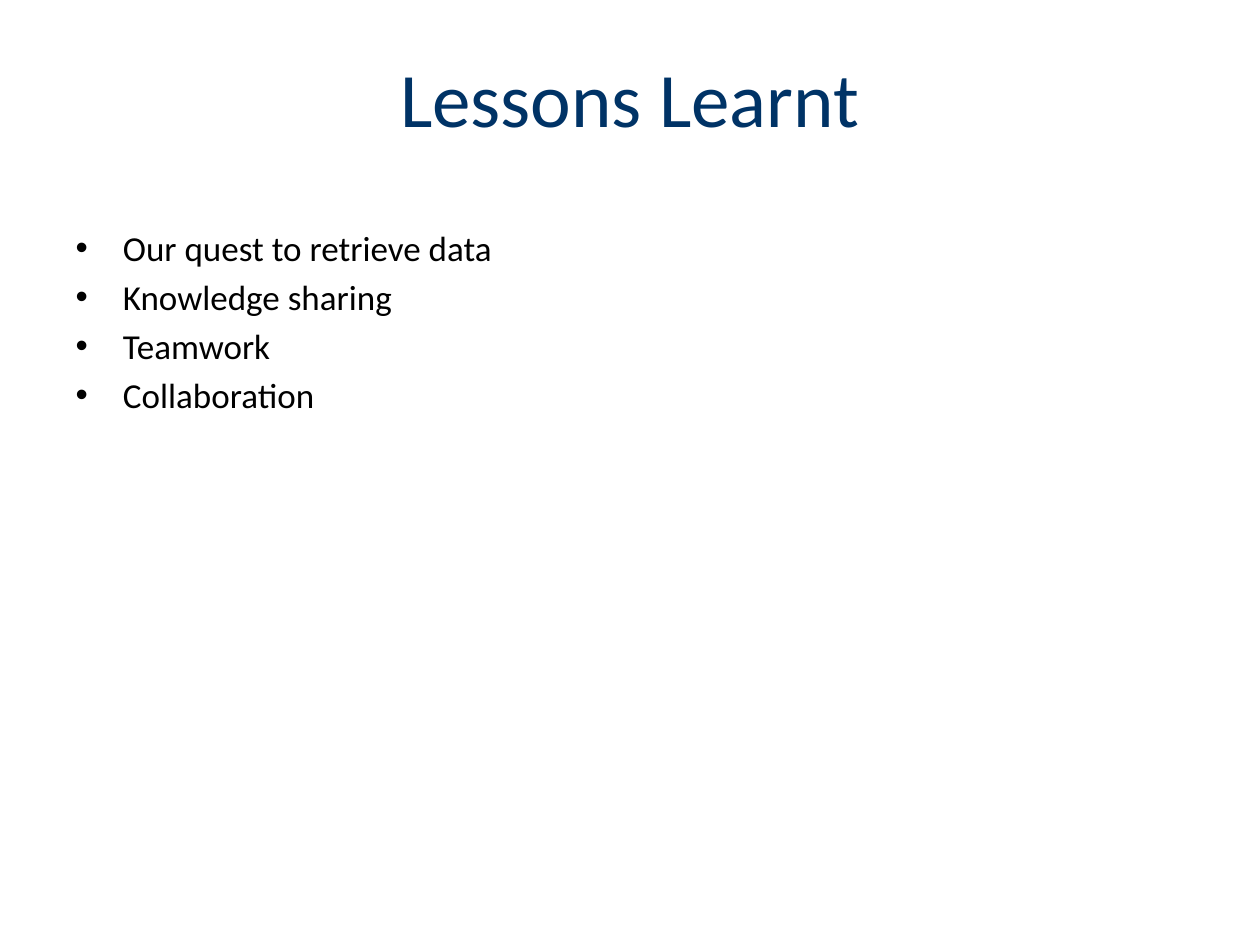
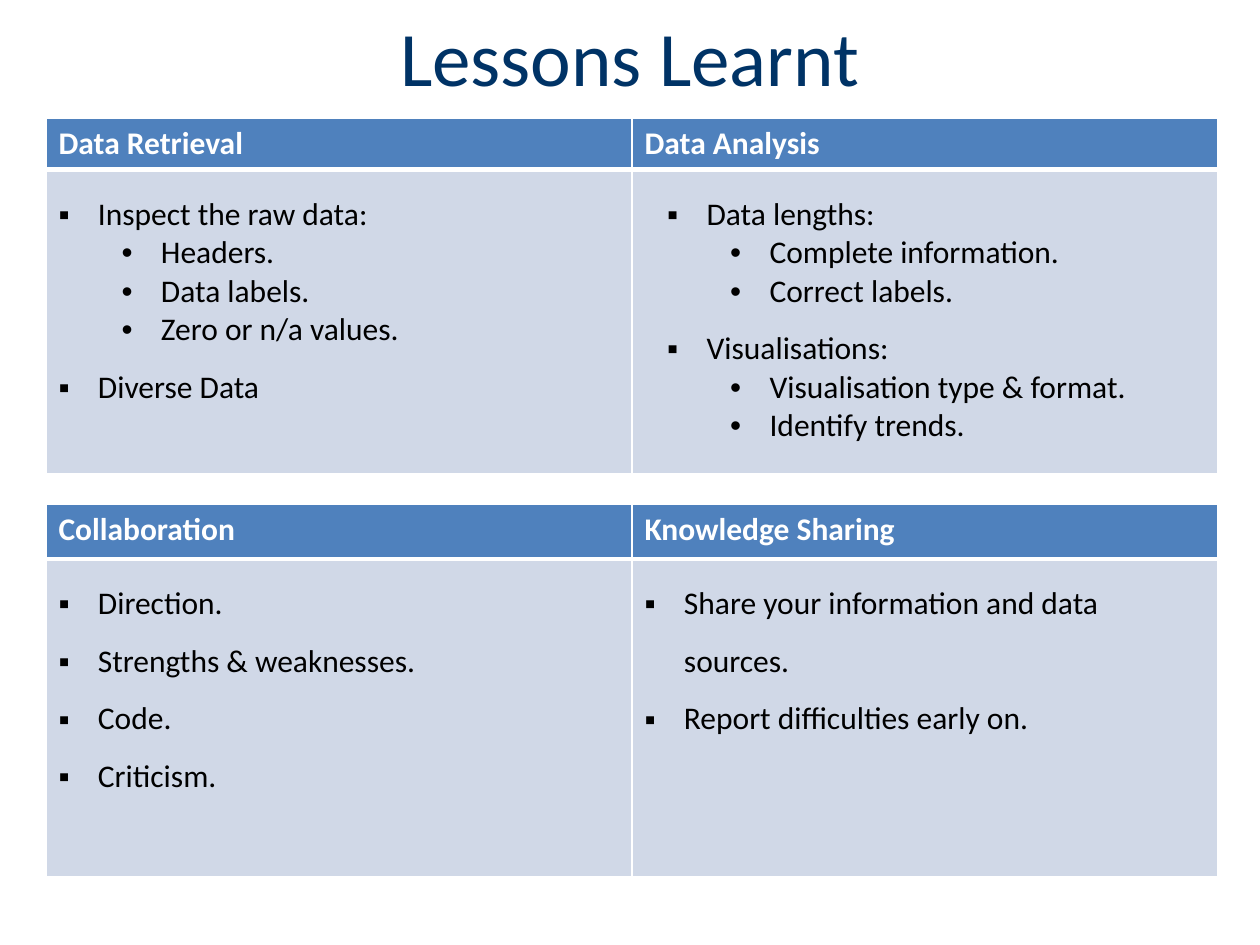
Before and after one commit to au-jr/Group-Project-1, a slide deck: slide 14 of Presentation/Open_Spaces_Presentation.pptx. Drawn at 1260x945 pixels with LibreOffice and Linux fonts; fonts in the diff are those of the drawing. Boxes give left, top, right and bottom in pixels: in the first picture for what was removed or moved away, otherwise in the second. Text is boxed around its words. In the diff, an @@ line names an element or a change of style, - is before the commit and + after.

```diff
--- a/Presentation/Open_Spaces_Presentation.pptx
+++ b/Presentation/Open_Spaces_Presentation.pptx
@@ title "Lessons Learnt": place and size @@
-title "Lessons Learnt" at (400,77,859,128)
+title "Lessons Learnt" at (400,36,859,87)
@@ table added at (47,118,1218,474), 2 rows, 2 columns @@
+Data Retrieval | Data Analysis
+Inspect the raw data: / Headers. / Data labels. / Zero or n/a values. / Diverse Data | Data lengths: / Complete information. / Correct labels. / Visualisations: / Visualisation type & format. / Identify trends.
@@ text removed at (123,236,492,409) @@
-• Our quest to retrieve data
-• Knowledge sharing
-• Teamwork
-• Collaboration
@@ table added at (47,504,1218,877), 2 rows, 2 columns @@
+Collaboration | Knowledge Sharing
+Direction. / Strengths & weaknesses. / Code. / Criticism. | Share your information and data sources. / Report difficulties early on.
```
Also in this commit, not shown: 1 slide added, 1 slide removed.
